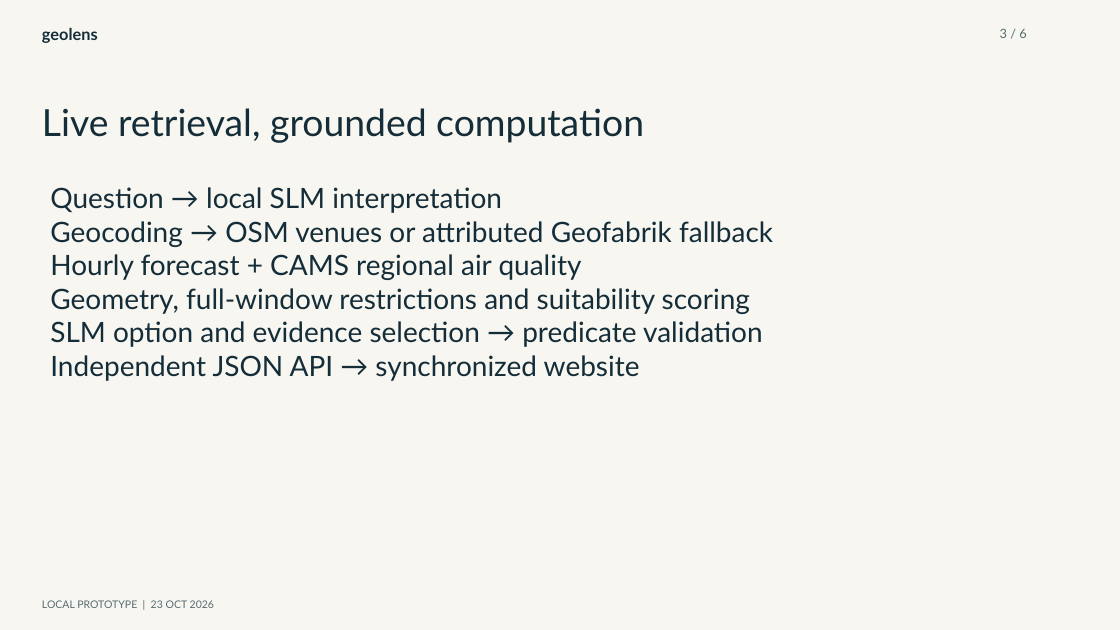
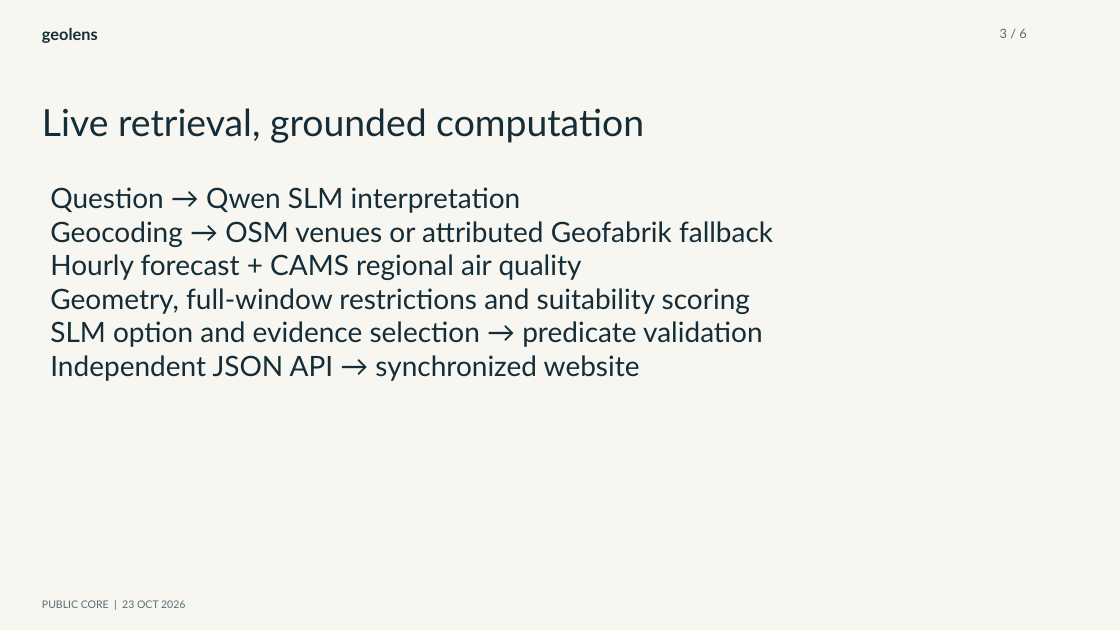
Before and after one commit to stupiduck/geolens-geoai-2026, a slide deck: slide 3 of submission/GeoLens.pptx. Drawn at 1120x630 pixels with LibreOffice and Linux fonts; fonts in the diff are those of the drawing. Boxes give left, top, right and bottom in pixels: in the first picture for what was removed or moved away, otherwise in the second. Text is boxed around its words. In the diff, an @@ line names an element or a change of style, - is before the commit and + after.

```diff
--- a/submission/GeoLens.pptx
+++ b/submission/GeoLens.pptx
@@ text at (50, 187, 521, 213): text changed @@
-Question → local SLM interpretation
+Question → Qwen SLM interpretation
@@ text at (42, 600, 185, 608): text changed @@
-LOCAL PROTOTYPE | 23 OCT 2026
+PUBLIC CORE | 23 OCT 2026
```
Also in this commit, not shown: 5 other slides changed, 26 other files.
